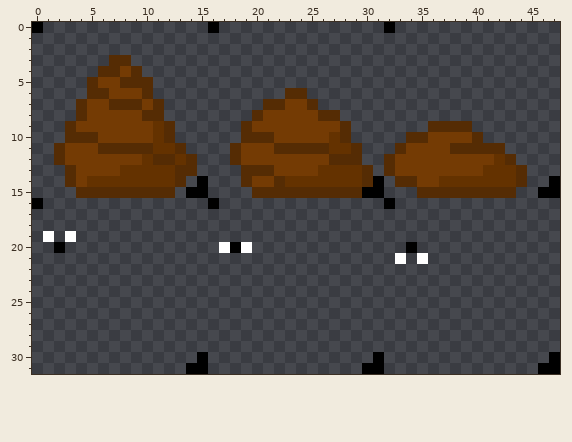
A pixel-art sprite gets an edit: res/images/poop.png. This is how it looked before the edit.
The file is 48x32 pixels.
And afterwards:
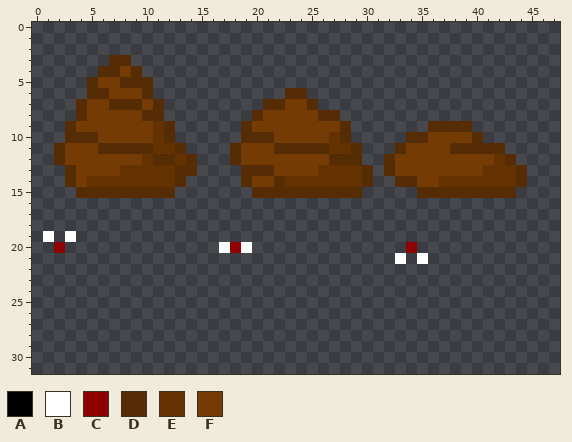
Palette (. is transparent): A #000000  B #ffffff  C #8e0000  D #552c04  E #643200  F #743b04
The exact change:
y 0: x 0 A -> .; x 16 A -> .; x 32 A -> .
y 14: x 15 A -> .; x 31 A -> .; x 47 A -> .
y 15: x 14..15 AA -> ..; x 30..31 AA -> ..; x 46..47 AA -> ..
y 16: x 0 A -> .; x 16 A -> .; x 32 A -> .
y 20: x 2 A -> C; x 18 A -> C; x 34 A -> C
y 30: x 15 A -> .; x 31 A -> .; x 47 A -> .
y 31: x 14..15 AA -> ..; x 30..31 AA -> ..; x 46..47 AA -> ..
